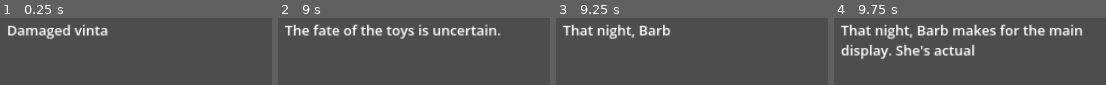
Above: before the commit, frames 1-4 (left to right).
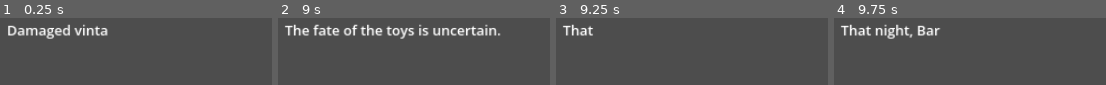
Above: after the commit, the same moments.

Repository: MaddMavv/Project-Doll-House
Game: Godot game, scene res://opening_text.tscn
The game is run twice, just before and just after one commit, with the same random seed, the same clock (stepped at 60 frames per second) and the same inputs. This scene is started directly instead of the project's main scene.
Inputs:
- Up to frame 1 (0.25 s): no input
- Up to frame 2 (9 s): tap Enter (ui_accept) at 0.5, 2, 2.75, 5, 5.75, 7.25 s; hold D (move right) 0.53-2.03 s; tap K (attack) every 2.25 s from 0.6 to 7.35 s; tap Space (jump) at 0.77, 1.52, 3.02, 3.77, 4.52, 6.02, 6.77, 7.52 s; tap J (melee) every 2.25 s from 1.35 to 8.1 s; hold A (move left) 2.03-2.78 s; tap L (shout) every 2.25 s from 2.1 to 8.85 s; hold D (move right) 2.78-4.28 s; hold A (move left) 4.28-5.03 s; hold D (move right) 5.03-5.78 s; hold A (move left) 5.78-7.28 s; hold D (move right) from 7.28 s (still down)
- Up to frame 3 (9.25 s): keep holding D (move right); tap Space (jump) at 9.02 s
- Up to frame 4 (9.75 s): release D (move right) at 9.53 s; hold A (move left) from 9.53 s (still down); tap K (attack) at 9.6 s

Frames 1-2 are identical in both runs. In frame 3, 2.6% of the frame differs, in the area x 15-43%, y 8-32%; in frame 4, 8.7%, in the area x 2-92%, y 8-62%.

Commit message:
Rearranging opening text

Diff:
--- a/opening_text.gd
+++ b/opening_text.gd
@@ -18,11 +18,12 @@
 
 func _ready():
 	print("Starting state is ready")
-	hide_textbox()
+	#hide_textbox()
 	queue_text("Damaged vintage doll Barbara Scarlett is the newest addition to an indie shop that fixes and sells used toys.")
 	queue_text("While undergoing repairs, Barb overhears the manager arguing over the store’s debt and imminent closure.")
 	queue_text("The fate of the toys is uncertain.")
-	queue_text("That night, Barb makes for the main display. She's actually a rare and valuable doll, and even with an impaired arm she knows she is worth enough to save the store.")
+	queue_text("That night, Barb makes for the main display.")
+	queue_text("She's actually a rare and valuable doll, and even with an impaired arm she knows she is worth enough to save the store.")
 	queue_text("But the other toys don’t believe her. Acting on the orders of Gillian, a robot figure and apparent leader of the shelves, they imprison Barb in her packaging.")
 	queue_text("The determined and pissed off doll severs her arm to escape confinement. She's spotted by a sentinel who alerts the store.")
 	queue_text("She quickly knocks him out and takes his megaphone.")
@@ -47,14 +48,14 @@
 	text_queue.push_back(next_text)
 
 
-func hide_textbox():
+#func hide_textbox():
 	start_symbol.text = ""
 	end_symbol.text = ""
 	theText.text = ""
 	textbox_container.hide()
 
 
-func show_textbox():
+#func show_textbox():
 	start_symbol.text = ""
 	textbox_container.show()
 
@@ -64,7 +65,7 @@
 	theText.text = next_text
 	text_animation()
 	change_state(State.READING)
-	show_textbox()
+	#show_textbox()
 
 
 
